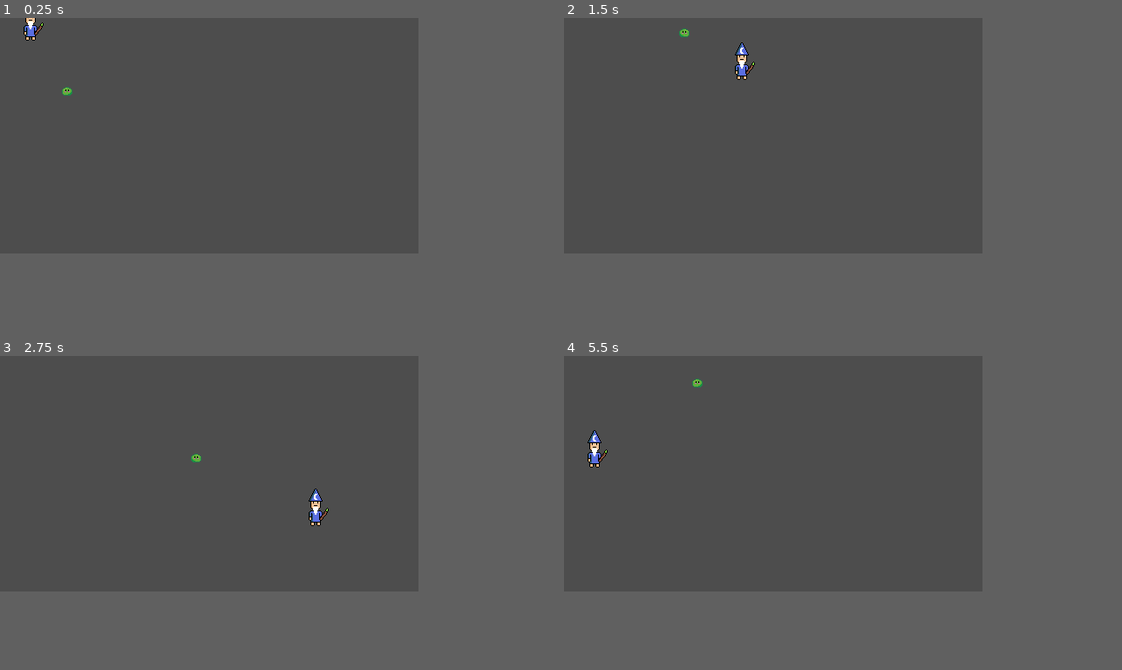
Above: before the commit, frames 1-4 (two rows, left to right).
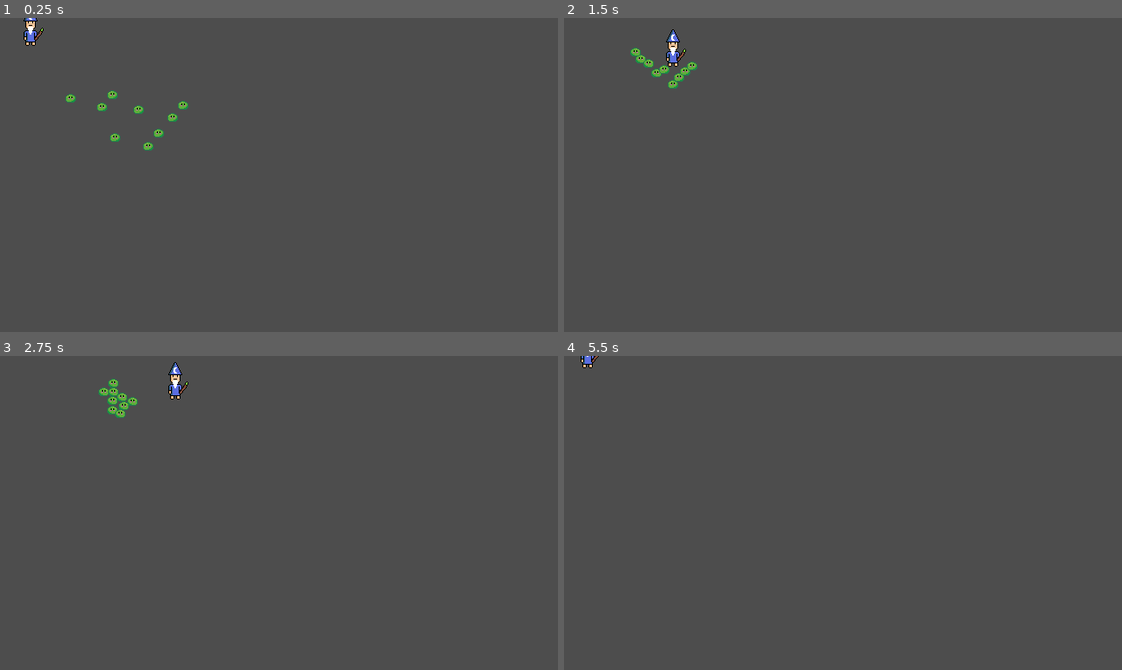
Above: after the commit, the same moments.

Repository: ClangClangBoom/slime-siege-prototype
Game: Godot game, scene res://scenes/main.tscn
The game is run twice, just before and just after one commit, with the same random seed, the same clock (stepped at 60 frames per second) and the same inputs.
Inputs:
- Up to frame 1 (0.25 s): no input
- Up to frame 2 (1.5 s): hold D (move_right) 0.53-1.28 s; hold S (move_down) from 1.28 s (still down)
- Up to frame 3 (2.75 s): release S (move_down) at 2.03 s; hold D (move_right) from 2.03 s (still down)
- Up to frame 4 (5.5 s): release D (move_right) at 2.78 s; hold W (move_up) 2.78-3.53 s; hold A (move_left) 3.53-5.03 s; hold S (move_down) from 5.03 s (still down)
The window is 480x270 before the commit and 640x360 after it. Grey fills any space a smaller window leaves; there, only what the larger window draws over its background counts as a difference.

The runs differ from the first frame. In frame 1, 0.6% of the frame differs, in the area x 4-34%, y 0-43%; in frame 2, 0.9%; in frame 3, 0.9%, in the area x 17-59%, y 1-55%; in frame 4, 0.4%.

Commit message:
added functionality for slimes to stop pursing player and changed game window size

Diff:
--- a/project.godot
+++ b/project.godot
@@ -17,8 +17,8 @@
 
 [display]
 
-window/size/viewport_width=480
-window/size/viewport_height=270
+window/size/viewport_width=640
+window/size/viewport_height=360
 window/size/mode=3
 window/size/borderless=true
 window/stretch/mode="viewport"
@@ -47,6 +47,11 @@
 "events": [Object(InputEventKey,"resource_local_to_scene":false,"resource_name":"","device":-1,"window_id":0,"alt_press …(192 unchanged characters)…
 ]
 }
+esc={
+"deadzone": 0.2,
+"events": [Object(InputEventKey,"resource_local_to_scene":false,"resource_name":"","device":16,"window_id":0,"alt_pressed":false,"shift_pressed":false,"ctrl_pressed":false,"meta_pressed":false,"pressed":false,"keycode":0,"physical_keycode":4194305,"key_label":0,"unicode":0,"location":0,"echo":false,"script":null)
+]
+}
 
 [physics]
 
--- a/scenes/enemy.gd
+++ b/scenes/enemy.gd
@@ -1,6 +1,6 @@
 extends CharacterBody2D
 
-var speed = 110
+var speed = 75
 
 @export var player: Node2D #drag player into this slot in the inspector
 
@@ -9,9 +9,13 @@
 		#calculate direction to player
 		var direction = (player.global_position - global_position).normalized()
 
-		#move the enemy
-		velocity = direction * speed
-		move_and_slide()
+		#if we are not close enough to the player lets keep moving
+		if player.global_position.distance_to(position) > 50:
+			#move the enemy
+			velocity = direction * speed
+			move_and_slide()
+		else:	#stop moving and exit the function
+			return
 
 		#optional flip sprite
 		if direction.x != 0:
--- a/scenes/main.tscn
+++ b/scenes/main.tscn
@@ -1,6 +1,6 @@
 [gd_scene format=3 uid="uid://bigyhikt0g7y7"]
 
-[ext_resource type="Script" uid="uid://bfwsuf3jhexg" path="res://scenes/character_body_2d.gd" id="1_0wfyh"]
+[ext_resource type="Script" uid="uid://bfwsuf3jhexg" path="res://scenes/player.gd" id="1_0wfyh"]
 [ext_resource type="Script" uid="uid://d31gyw83qqfa6" path="res://scenes/enemy.gd" id="1_jyhfs"]
 [ext_resource type="Texture2D" uid="uid://h2xkji5wpx74" path="res://assets/Wizard Simple Attack Animation.png" id="1_o5qli"]
 [ext_resource type="Texture2D" uid="uid://bvcav2ihu787n" path="res://assets/Slime01.png" id="2_jyhfs"]
@@ -9,9 +9,8 @@
 radius = 5.0
 height = 10.0
 
-[sub_resource type="CapsuleShape2D" id="CapsuleShape2D_ai34y"]
-radius = 8.0
-height = 31.45
+[sub_resource type="CircleShape2D" id="CircleShape2D_jyhfs"]
+radius = 5.0
 
 [node name="Main" type="Node2D" unique_id=685240265]
 
@@ -19,6 +18,7 @@
 position = Vector2(90, 106)
 script = ExtResource("1_jyhfs")
 player = NodePath("../Player")
+metadata/_edit_group_ = true
 
 [node name="Sprite2D" type="Sprite2D" parent="Enemy" unique_id=1424261721]
 texture = ExtResource("2_jyhfs")
@@ -27,8 +27,112 @@
 position = Vector2(0, 2)
 shape = SubResource("CapsuleShape2D_t5xhs")
 
+[node name="Enemy3" type="CharacterBody2D" parent="." unique_id=1838571482 node_paths=PackedStringArray("player")]
+position = Vector2(143, 150)
+script = ExtResource("1_jyhfs")
+player = NodePath("../Player")
+metadata/_edit_group_ = true
+
+[node name="Sprite2D" type="Sprite2D" parent="Enemy3" unique_id=817186690]
+texture = ExtResource("2_jyhfs")
+
+[node name="CollisionShape2D" type="CollisionShape2D" parent="Enemy3" unique_id=1843826084]
+position = Vector2(0, 2)
+shape = SubResource("CapsuleShape2D_t5xhs")
+
+[node name="Enemy2" type="CharacterBody2D" parent="." unique_id=1912680775 node_paths=PackedStringArray("player")]
+position = Vector2(174, 114)
+script = ExtResource("1_jyhfs")
+player = NodePath("../Player")
+metadata/_edit_group_ = true
+
+[node name="Sprite2D" type="Sprite2D" parent="Enemy2" unique_id=1055181006]
+texture = ExtResource("2_jyhfs")
+
+[node name="CollisionShape2D" type="CollisionShape2D" parent="Enemy2" unique_id=835454054]
+position = Vector2(0, 2)
+shape = SubResource("CapsuleShape2D_t5xhs")
+
+[node name="Enemy4" type="CharacterBody2D" parent="." unique_id=1520417715 node_paths=PackedStringArray("player")]
+position = Vector2(130, 114)
+script = ExtResource("1_jyhfs")
+player = NodePath("../Player")
+metadata/_edit_group_ = true
+
+[node name="Sprite2D" type="Sprite2D" parent="Enemy4" unique_id=568652913]
+texture = ExtResource("2_jyhfs")
+
+[node name="CollisionShape2D" type="CollisionShape2D" parent="Enemy4" unique_id=302211436]
+position = Vector2(0, 2)
+shape = SubResource("CapsuleShape2D_t5xhs")
+
+[node name="Enemy5" type="CharacterBody2D" parent="." unique_id=1115668208 node_paths=PackedStringArray("player")]
+position = Vector2(183, 158)
+script = ExtResource("1_jyhfs")
+player = NodePath("../Player")
+metadata/_edit_group_ = true
+
+[node name="Sprite2D" type="Sprite2D" parent="Enemy5" unique_id=392493197]
+texture = ExtResource("2_jyhfs")
+
+[node name="CollisionShape2D" type="CollisionShape2D" parent="Enemy5" unique_id=1655100806]
+position = Vector2(0, 2)
+shape = SubResource("CapsuleShape2D_t5xhs")
+
+[node name="Enemy6" type="CharacterBody2D" parent="." unique_id=429459297 node_paths=PackedStringArray("player")]
+position = Vector2(214, 122)
+script = ExtResource("1_jyhfs")
+player = NodePath("../Player")
+metadata/_edit_group_ = true
+
+[node name="Sprite2D" type="Sprite2D" parent="Enemy6" unique_id=549734582]
+texture = ExtResource("2_jyhfs")
+
+[node name="CollisionShape2D" type="CollisionShape2D" parent="Enemy6" unique_id=41644114]
+position = Vector2(0, 2)
+shape = SubResource("CapsuleShape2D_t5xhs")
+
+[node name="Enemy7" type="CharacterBody2D" parent="." unique_id=528907632 node_paths=PackedStringArray("player")]
+position = Vector2(143, 98)
+script = ExtResource("1_jyhfs")
+player = NodePath("../Player")
+metadata/_edit_group_ = true
+
+[node name="Sprite2D" type="Sprite2D" parent="Enemy7" unique_id=985794640]
+texture = ExtResource("2_jyhfs")
+
+[node name="CollisionShape2D" type="CollisionShape2D" parent="Enemy7" unique_id=1051298136]
+position = Vector2(0, 2)
+shape = SubResource("CapsuleShape2D_t5xhs")
+
+[node name="Enemy8" type="CharacterBody2D" parent="." unique_id=128032731 node_paths=PackedStringArray("player")]
+position = Vector2(196, 142)
+script = ExtResource("1_jyhfs")
+player = NodePath("../Player")
+metadata/_edit_group_ = true
+
+[node name="Sprite2D" type="Sprite2D" parent="Enemy8" unique_id=818179632]
+texture = ExtResource("2_jyhfs")
+
+[node name="CollisionShape2D" type="CollisionShape2D" parent="Enemy8" unique_id=511302164]
+position = Vector2(0, 2)
+shape = SubResource("CapsuleShape2D_t5xhs")
+
+[node name="Enemy9" type="CharacterBody2D" parent="." unique_id=1681802948 node_paths=PackedStringArray("player")]
+position = Vector2(227, 106)
+script = ExtResource("1_jyhfs")
+player = NodePath("../Player")
+metadata/_edit_group_ = true
+
+[node name="Sprite2D" type="Sprite2D" parent="Enemy9" unique_id=178539863]
+texture = ExtResource("2_jyhfs")
+
+[node name="CollisionShape2D" type="CollisionShape2D" parent="Enemy9" unique_id=1399649208]
+position = Vector2(0, 2)
+shape = SubResource("CapsuleShape2D_t5xhs")
+
 [node name="Player" type="CharacterBody2D" parent="." unique_id=353307152]
-position = Vector2(35.395, 3.275)
+position = Vector2(35, 9)
 motion_mode = 1
 script = ExtResource("1_0wfyh")
 
@@ -38,5 +142,5 @@
 region_rect = Rect2(0, 0, 32, 48)
 
 [node name="CollisionShape2D" type="CollisionShape2D" parent="Player" unique_id=1568890382]
-position = Vector2(-0.39500046, 6.725)
-shape = SubResource("CapsuleShape2D_ai34y")
+position = Vector2(0, 18)
+shape = SubResource("CircleShape2D_jyhfs")
--- a/scenes/character_body_2d.gd
+++ b/scenes/player.gd
@@ -1,6 +1,6 @@
 extends CharacterBody2D
 
-const SPEED = 225.0
+const SPEED = 120.0
 
 func _physics_process(delta: float) -> void:
 
Binary file removed: assets/Sprite-0001.aseprite
Binary file removed: assets/Wizard Simple Attack Animation.aseprite
Binary file removed: assets/Wizard Simple Attack Animation.gif
Renamed: scenes/character_body_2d.gd.uid -> scenes/player.gd.uid
